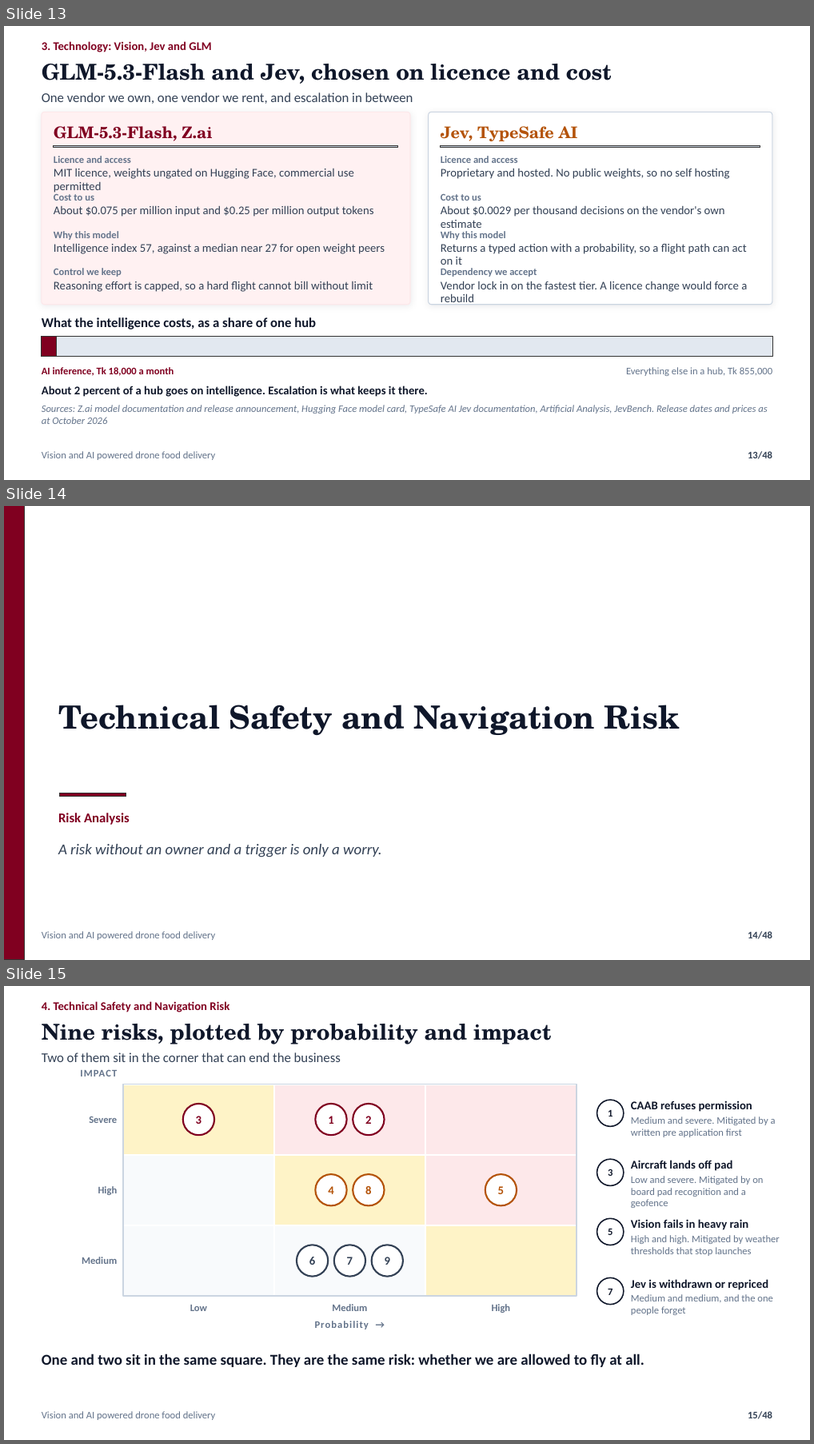
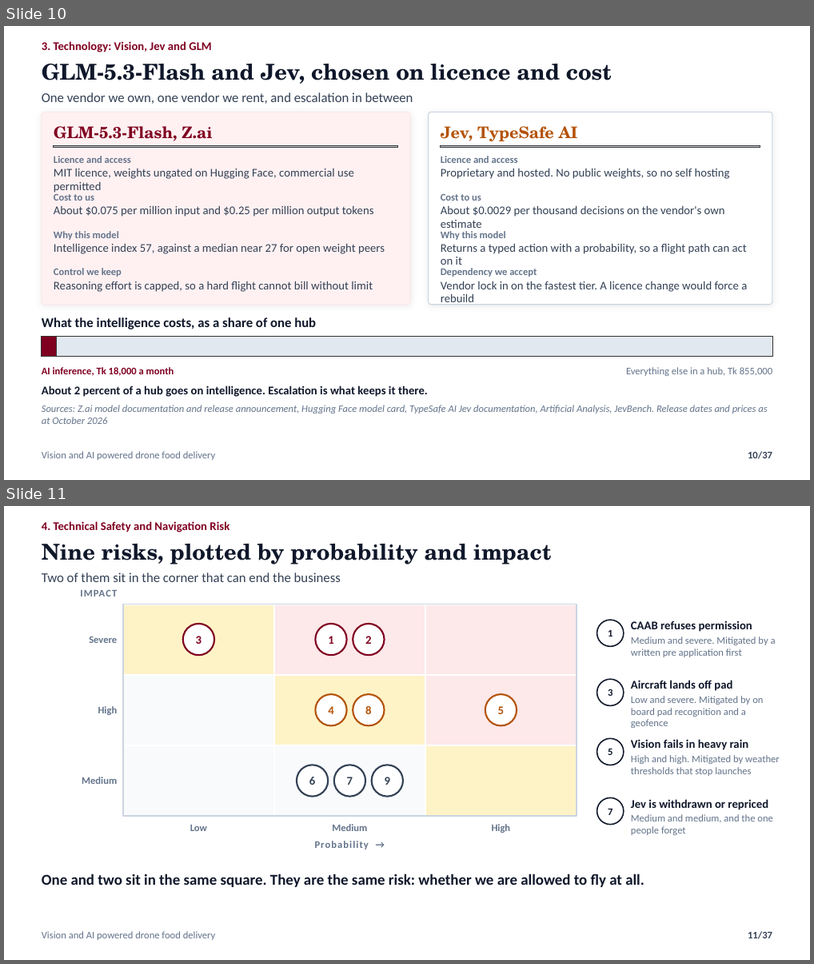
Before and after one commit to nafiskabbo/presentation-hum, a slide deck: output/AeroSetu_Group_Presentation-v1.pptx. Shown one above the other, each under a label of ours: slides 13, 14 and 15 before the commit, slides 10 and 11 after it. The pictures are 814x1444 and 814x964 pixels, drawn with LibreOffice and Linux fonts; fonts in the diff are those of the drawing. Boxes give left, top, right and bottom in pixels: in the first picture for what was removed or moved away, otherwise in the second. Text is boxed around its words. In the diff, an @@ line names an element or a change of style, - is before the commit and + after.

```diff
--- a/output/AeroSetu_Group_Presentation-v1.pptx
+++ b/output/AeroSetu_Group_Presentation-v1.pptx
@@ slide 14 removed at (x1=4, y1=506, x2=810, y2=960), background #FFFFFF @@
@@ rectangle removed at (x1=4, y1=506, x2=25, y2=960) @@
@@ text removed at (x1=58, y1=704, x2=680, y2=736) @@
-Technical Safety and Navigation Risk
@@ rectangle removed at (x1=60, y1=792, x2=126, y2=796) @@
@@ text removed at (x1=58, y1=812, x2=130, y2=824) @@
-Risk Analysis
@@ text removed at (x1=58, y1=844, x2=382, y2=857) @@
-A risk without an owner and a trigger is only a worry.
@@ text removed at (x1=42, y1=931, x2=216, y2=940) @@
-Vision and AI powered drone food delivery
@@ page number removed at (x1=748, y1=931, x2=773, y2=939) @@
-14/48
@@ what was slide 13 is now slide 10 @@
@@ page number at (x1=748, y1=451, x2=773, y2=459): text changed @@
-13/48
+10/37
@@ what was slide 15 is now slide 11 @@
@@ page number at (x1=748, y1=931, x2=773, y2=939): text changed @@
-15/48
+11/37
```
Also in this commit, not shown: 1 slide changed, 10 other slides removed, 4 other files.
